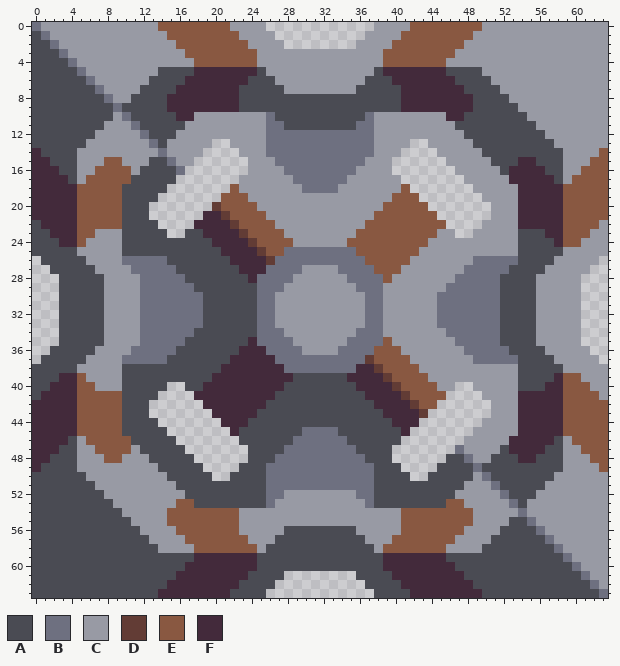
Pixel-art sprite -- sprites/blocks/drills/b03-scaldium-extractor.png. This is how it looked before the edit.
The file is 64x64 pixels.
Palette (. is transparent): A #4a4b53  B #6e7080  C #989aa4  D #623c35  E #895841  F #432a3b
After the commit:
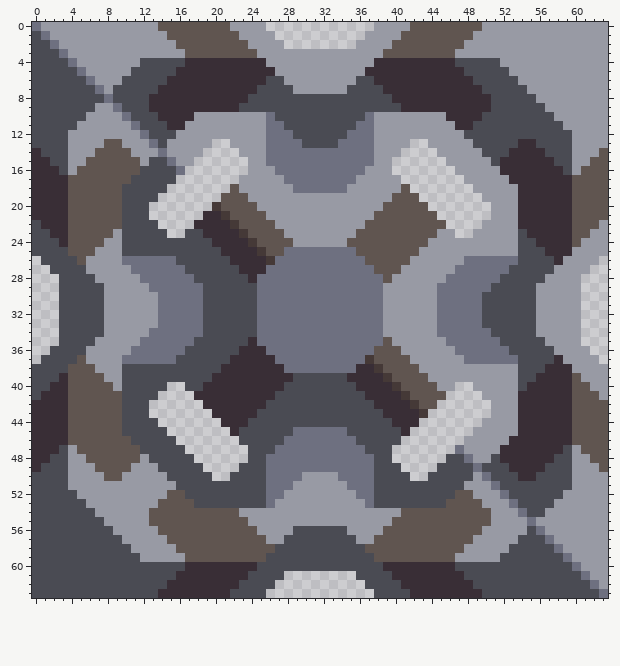
Diff:
colour D: #623c35 -> #453937
colour E: #895841 -> #605550
colour F: #432a3b -> #392e36
Changed rows in their new state; - is a pixel that keeps its letter.
first column x 4:
 4 --------AAAAAFFFFFFFFF------------FFFFFFFFFAAAAA--------
 5 -------AAA--FF-------FF----------FF-------FF--AAA-------
 6 ------AAA--FF-------FF-A--------A-FF-------FF--AAA------
 7 -----AAA--FF-------FF---A------A---FF-------FF--AAA-----
 8 -----AA--FF--------F----------------F--------FF--AAA----
 9 ---CC----FF----------------------------------FF---AAA---
10 --CCC-----FF--------------------------------FF-----AAA--
11 -CCC-------FF------------------------------FF-------AAA-
12 CCC----------------------AAAAAA----------------------AAA
13 CC--EE--------------------AAAA--------------------FF--AA
14 C--EEEE------------------------------------------FFFF--A
15 C-EE--EE--------------B----------B--------------FF--FF-A
16 CEE----E---------------B--------B---------------F----FFA
17 EE----------------------B------B----------------------FF
18 E------------------------B----B------------------------F
19 E------------------------------------------------------F
20 E------------------------------------------------------F
21 E------------------------------------------------------F
22 E------------------------------------------------------F
23 E--EE----------------------------------------------FF--F
24 E-EE------------------------------------------------FF-F
25 EEE--------------------------------------------------FFF
26 -E---------B--------------------------------B---------F-
27 --C---------B-------------BBBB-------------B---------A--
28 ---C---------B-----------BBBBBB-----------B---------A---
29 --------C-----B---------BBBBBBBB---------B-----A--------
30 --------CC-------------BBBBBBBBBB-------------AA--------
31 --------CC-------------BBBBBBBBBB-------------AA--------
32 --------CC-------------BBBBBBBBBB-------------AA--------
33 --------CC-------------BBBBBBBBBB-------------AA--------
34 --------C-----B---------BBBBBBBB---------B-----A--------
35 ---C---------B-----------BBBBBB-----------B---------A---
36 --C---------B-------------BBBB-------------B---------A--
37 -E---------B--------------------------------B---------F-
38 EEE--------------------------------------------------FFF
39 E-EE------------------------------------------------FF-F
40 E--EE----------------------------------------------FF--F
41 E------------------------------------------------------F
42 E------------------------------------------------------F
43 E------------------------------------------------------F
44 E------------------------------------------------------F
45 E------------------------B----B------------------------F
46 EE----------------------B------B----------------------FF
47 CEE----E---------------B--------B---------------F----FFA
48 C-EE--EE--------------B----------B--------------FF--FF-A
49 C--EEEE------------------------------------------FFFF--A
50 CC--EE--------------------CCCC--------------------FF--AA
51 CCC----------------------CCCCCC----------------------AAA
52 -CCC-------EE------------------------------EE-------AAA-
53 --CCC-----EE--------------------------------EE-----AAA--
54 ---CCC---EE----------------------------------EE----AA---
55 ----CCC--EE--------E----------------E--------EE--CC-----
56 -----CCC--EE-------EE---C------C---EE-------EE--CCC-----
57 ------CCC--EE-------EE-C--------C-EE-------EE--CCC------
58 -------CCC--EE-------EE----------EE-------EE--CCC-------
59 --------CCCCCEEEEEEEEE------------EEEEEEEEECCCCC--------
